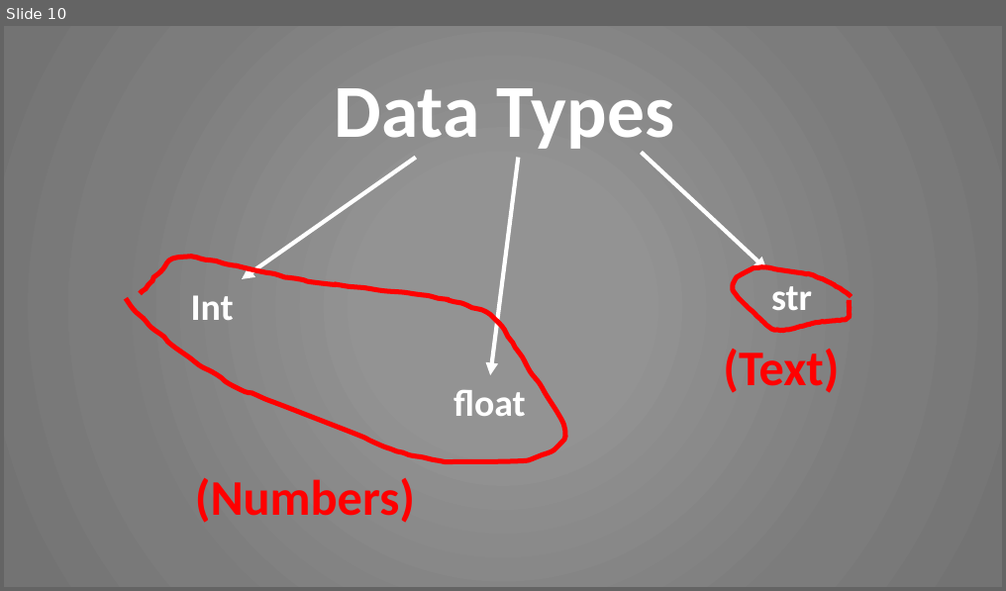
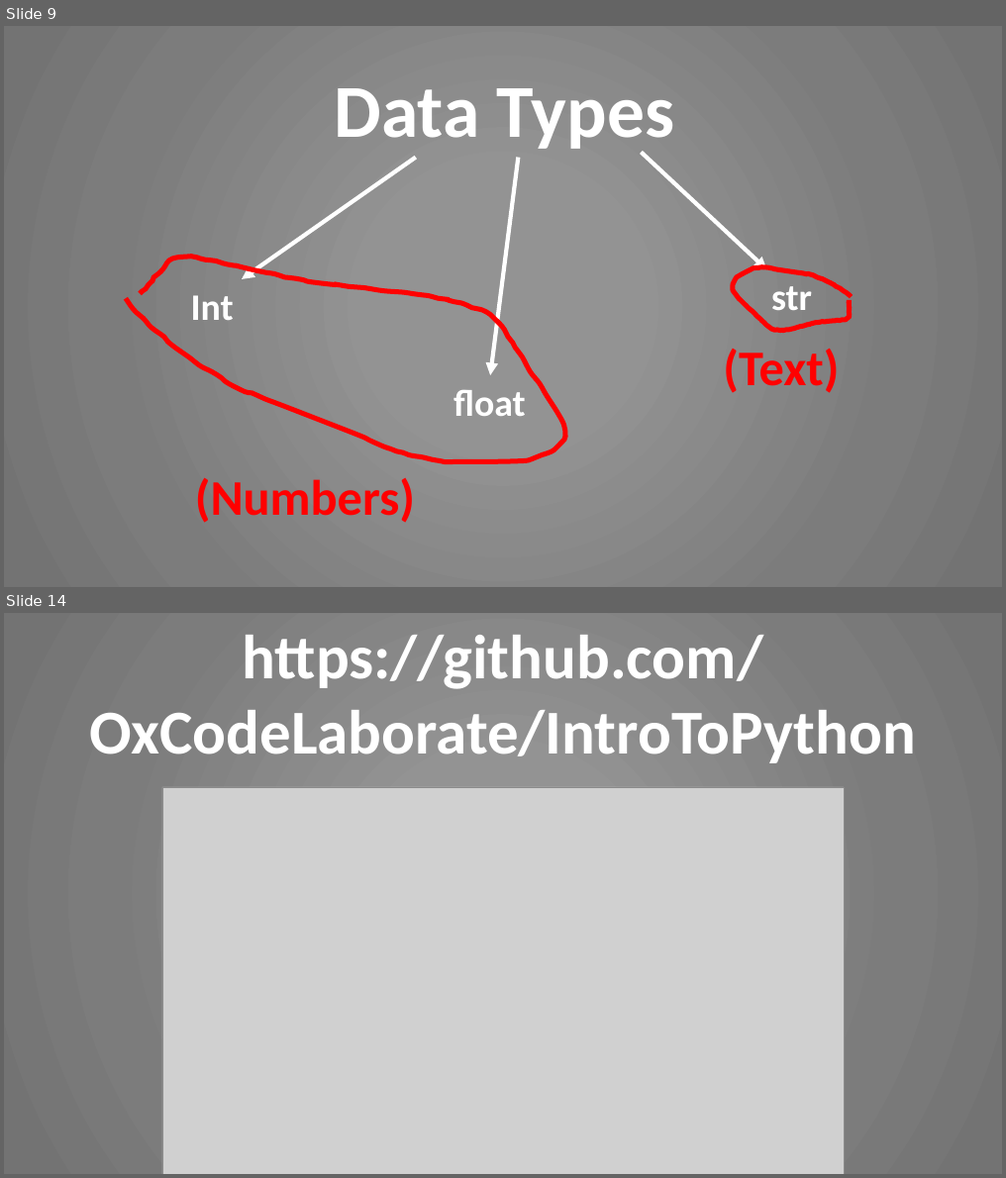
Before and after one commit to OxCodeLaborate/IntroToPython, a slide deck: Week 2/Week2Presentation.pptx. Shown one above the other, each under a label of ours: slide 10 before the commit, slides 9 and 14 after it; the slides between them are not shown. The pictures are 1006x591 and 1006x1178 pixels, drawn with LibreOffice and Linux fonts; fonts in the diff are those of the drawing; grey boxes stand for pictures. Boxes give left, top, right and bottom in pixels: in the first picture for what was removed or moved away, otherwise in the second. Text is boxed around its words. In the diff, an @@ line names an element or a change of style, - is before the commit and + after.

```diff
--- a/Week 2/Week2Presentation.pptx
+++ b/Week 2/Week2Presentation.pptx
@@ slide 14 added at box(4, 613, 1002, 1174), background gradient #939393 to #7C7C7C to #747474 @@
@@ text added at box(89, 635, 915, 763), 60 pt, text #FFFFFF, bold @@
+https://github.com/OxCodeLaborate/IntroToPython
@@ picture added at box(162, 787, 844, 1174) @@
@@ what was slide 10 is now slide 9 @@
```
Also in this commit, not shown: 1 slide changed, 10 other slides added, 4 slides removed, 2 other files.
